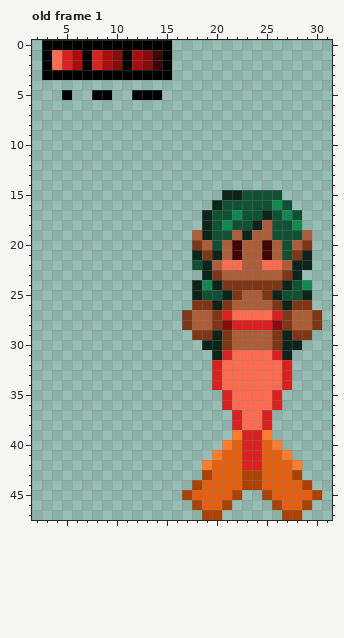
File history of a pixel-art file, assets/RedMermaid.aseprite. Above, as it was before the edit.
48x48 pixels, 1 frame. Shown: old frame 1: x 2..31, y 0..47. The commit also changed other frames, which this record leaves out.
And afterwards:
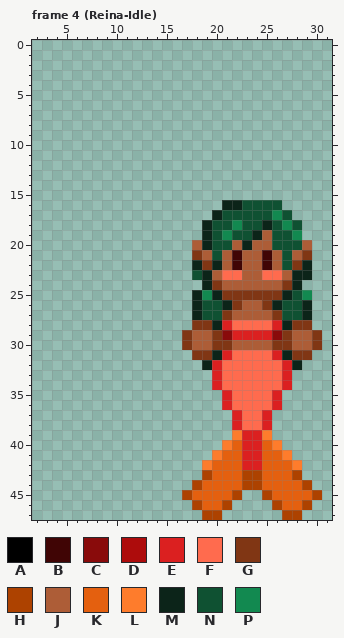
Palette (. is transparent): A #000000  B #400505  C #890b0b  D #ad0c0c  E #db2020  F #ff6b4e  G #803614  H #ad4200  J #ad5d37  K #e4600f  L #fe7c2c  M #0c2419  N #0f5132  P #128950
A new or re-ordered frame is compared with the old frame closest to it.
The author wrote: Sprites básicos- sereia vermelh[a
The edit:
frames 1 -> 10
Changed rows in their new state; - is an unchanged pixel.
Frame 4 (Reina-Idle) is new; against old frame 1:
first column x 3:
 0 .............
 1 .............
 2 .............
 3 .............
 5 --.--..--...-
first column x 17:
15 ----......----
16 ---.MM---N.---
17 --.M-N--NPN.--
18 ----NP-NM-PN--
19 -.--PNNM---P.-
20 -JM-NJM-JN-NJ-
21 -GJN-------JG-
22 -MGMJB--BJNG--
23 -N-JFF--FFJ-M-
24 -.MGJJJJJJGM.-
25 --PMG-GG-GM-P-
26 -MNNMG--GMNNM-
27 .MNNGJJJJGNNM.
28 .GGMEFFFFEMGG.
29 GJJGCEEEECGJJG
30 GJJG------GJJG
31 -GG--------GG-
32 --M--------M--
Pixel boxes of the changes (left, top, right, bottom) in both pictures:
erased: (42, 40, 172, 100)
changed: (182, 190, 322, 370)
